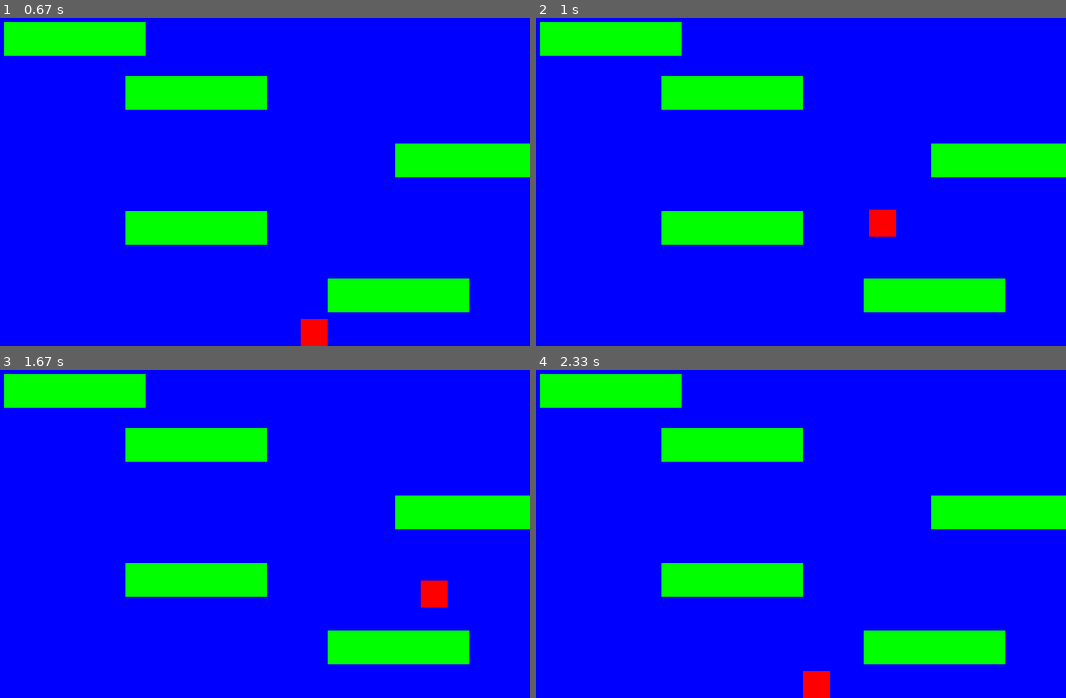
Above: before the commit, frames 1-4 (two rows, left to right).
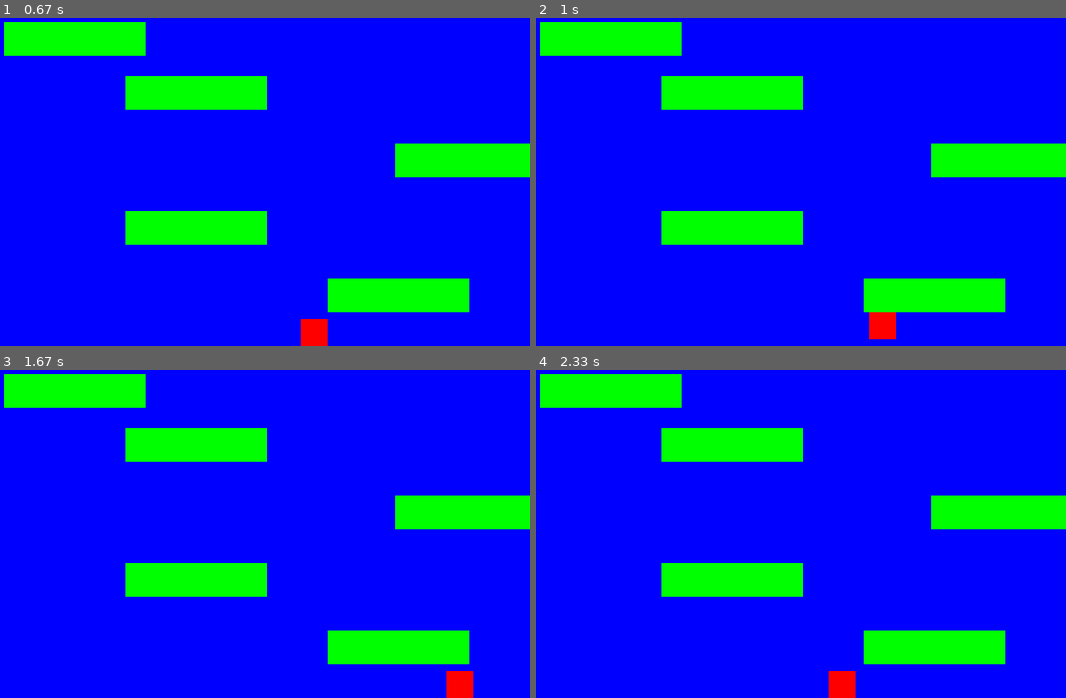
Above: after the commit, the same moments.

Repository: mindheist/pygame_examples
Game: pygame game, started from platformer_basic.py
Same seed, same stepped clock (60 frames per second), same inputs: the game is played once before the commit and once after it.
Inputs:
- Up to frame 1 (0.67 s): hold Right from 0.33 s (still down)
- Up to frame 2 (1 s): release Right at 0.8 s; hold Up from 0.83 s (still down)
- Up to frame 3 (1.67 s): release Up at 1.13 s; hold Right 1.17-1.63 s
- Up to frame 4 (2.33 s): hold Left 1.67-2.2 s; hold Left from 2.23 s (still down)

Frame 1 is identical in both runs. In frame 2, 0.8% of the frame differs, in the area x 62-68%, y 58-98%; in frame 3, 0.8%; in frame 4, 0.8%.

Commit message:
+ Changed the update function
used to go through the roof ; parts of the platform were transparent ;
this change fixes that & the walls are all completely opaque

Diff:
--- a/platformer_basic.py
+++ b/platformer_basic.py
@@ -57,7 +57,7 @@
 	    #once we hit a wall , detect collision
 		block_hit_list = pygame.sprite.spritecollide(self,self.level.platform_list,False)
 		for block in block_hit_list:
-			if self.rect.x > 0 :
+			if self.change_x > 0 :
 				self.rect.right = block.rect.left
 			else :
 				self.rect.left = block.rect.right
@@ -67,7 +67,7 @@
 
 		block_hit_list = pygame.sprite.spritecollide(self,self.level.platform_list,False)
 		for  block in block_hit_list:
-			if self.rect.y > 0:
+			if self.change_y > 0:
 				self.rect.bottom = block.rect.top
 			else:
 				self.rect.top = block.rect.bottom
